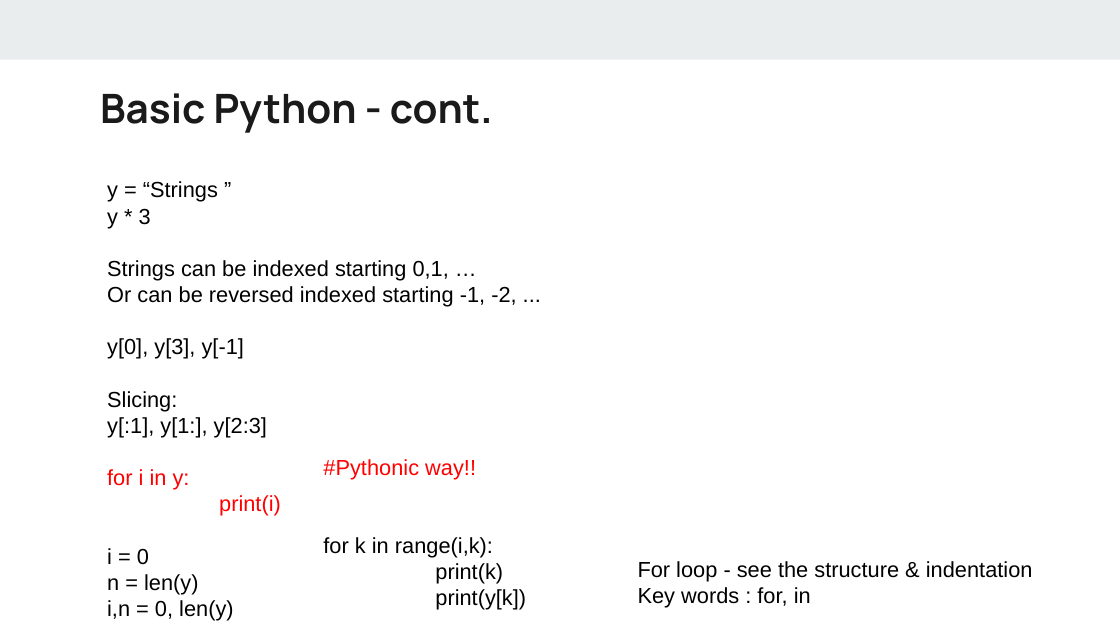
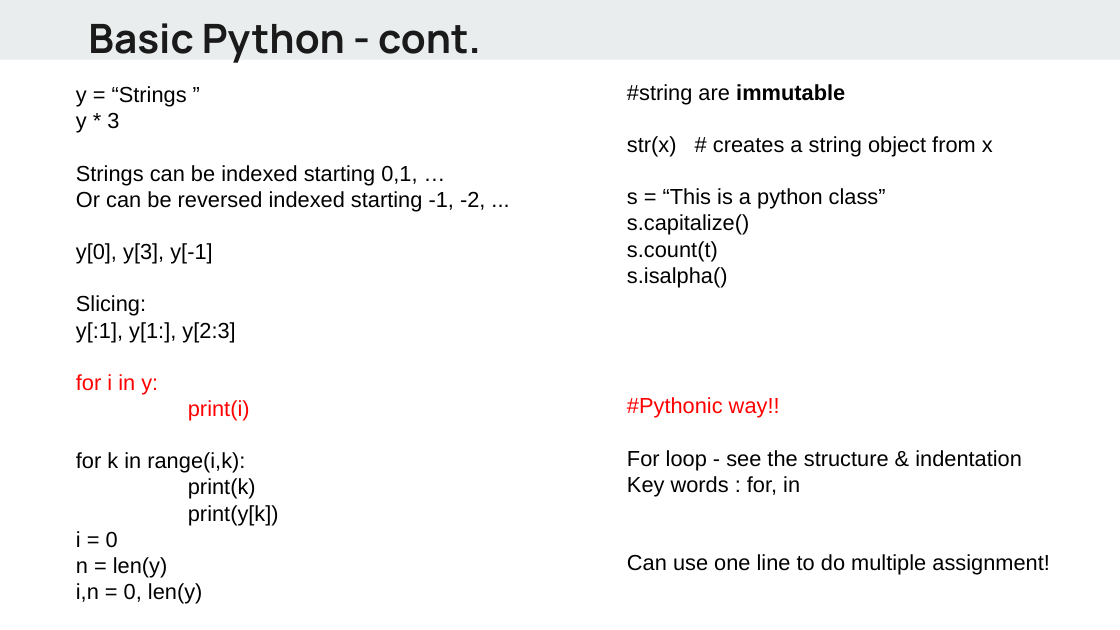
Before and after one commit to alif0/hello_world, a slide deck: slide 13 of lectures/Python - day1.pptx. Drawn at 1120x630 pixels with LibreOffice and Linux fonts; fonts in the diff are those of the drawing. Boxes give left, top, right and bottom in pixels: in the first picture for what was removed or moved away, otherwise in the second. Text is boxed around its words. In the diff, an @@ line names an element or a change of style, - is before the commit and + after.

```diff
--- a/lectures/Python - day1.pptx
+++ b/lectures/Python - day1.pptx
@@ text "Basic Python - cont.": place and size @@
-text "Basic Python - cont." at bbox=[100, 93, 493, 133]
+text "Basic Python - cont." at bbox=[88, 23, 481, 63]
@@ text "y = “Strings ”": place and size @@
-text "y = “Strings ”" at bbox=[107, 181, 516, 621]
+text "y = “Strings ”" at bbox=[76, 86, 485, 604]
@@ text "#string are immutable": place and size @@
-text "#string are immutable" at bbox=[638, 561, 1033, 608]
+text "#string are immutable" at bbox=[627, 84, 1050, 575]
@@ text at bbox=[627, 84, 993, 418]: paragraphs added @@
+#string are immutable
+str(x) # creates a string object from x
+s = “This is a python class”
+s.capitalize()
+s.count(t)
+s.isalpha()
+#Pythonic way!!
@@ text at bbox=[76, 452, 279, 525]: paragraphs added @@
+for k in range(i,k):
+print(k)
+print(y[k])
@@ text removed at bbox=[323, 459, 526, 610] @@
-#Pythonic way!!
-for k in range(i,k):
-print(k)
-print(y[k])
```
Also in this commit, not shown: 9 other slides changed, 1 slide added, 1 slide removed, 2 other files.
